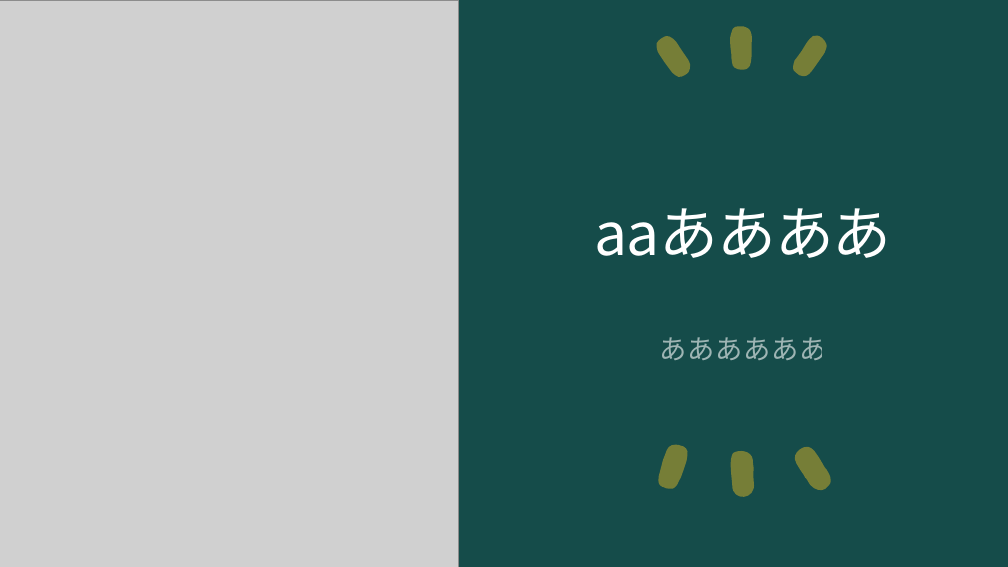
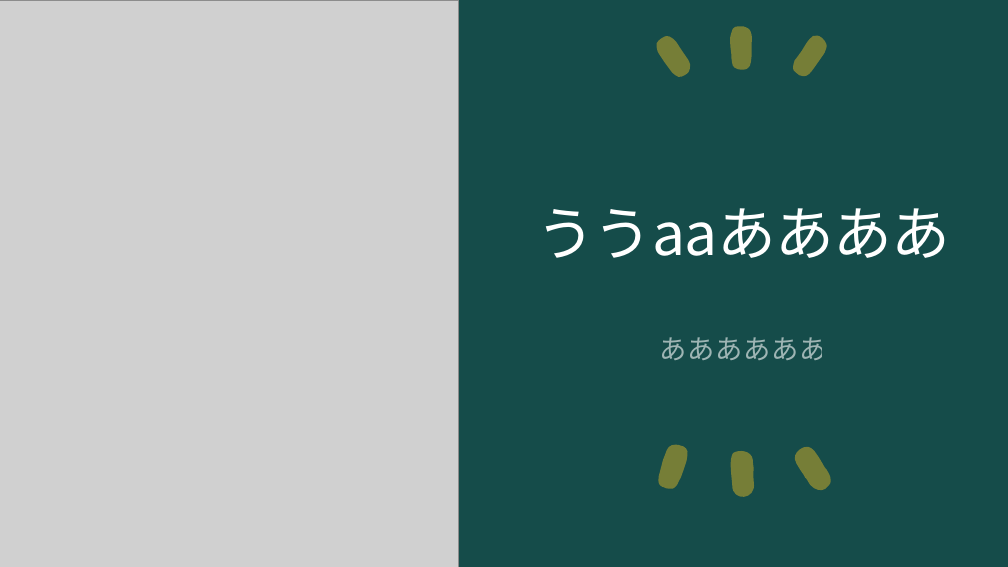
Before and after one commit to ogawa3427/utils, a slide deck: slide 1 of 2024quiz/quiz.pptx. Drawn at 1008x567 pixels with LibreOffice and Linux fonts; fonts in the diff are those of the drawing; grey boxes stand for pictures. Boxes give left, top, right and bottom in pixels: in the first picture for what was removed or moved away, otherwise in the second. Text is boxed around its words. In the diff, an @@ line names an element or a change of style, - is before the commit and + after.

Commit message:
uu

```diff
--- a/2024quiz/quiz.pptx
+++ b/2024quiz/quiz.pptx
@@ title at (536,208,950,258): text changed @@
-aaああああ
+ううaaああああ
```
